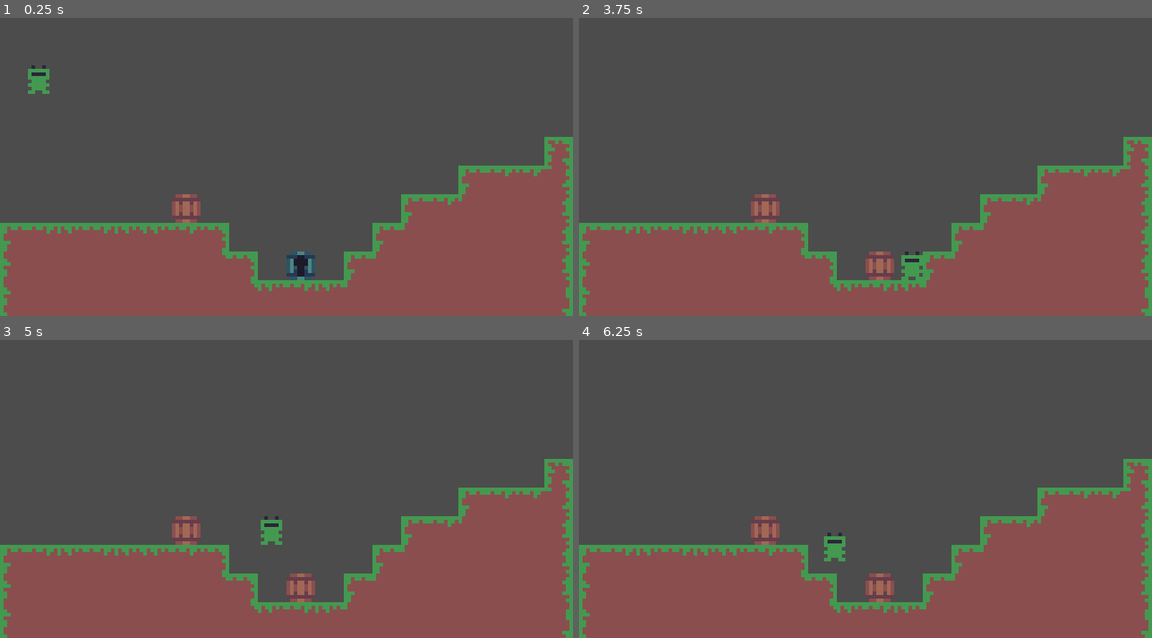
Above: before the commit, frames 1-4 (two rows, left to right).
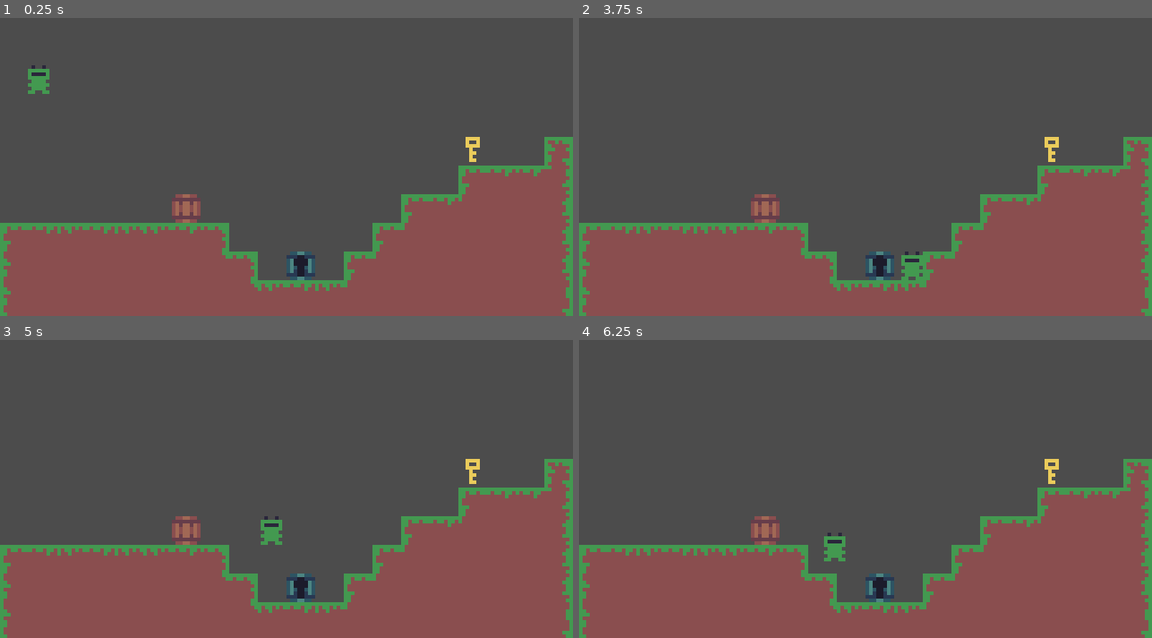
Above: after the commit, the same moments.

Repository: 0megq/frog_game
Game: Godot game, scene res://Scenes/TestScene.tscn
The game is run twice, just before and just after one commit, with the same random seed, the same clock (stepped at 60 frames per second) and the same inputs.
Inputs:
- Up to frame 1 (0.25 s): no input
- Up to frame 2 (3.75 s): hold D (right) 0.53-2.03 s; tap Space (interact) every 0.75 s from 0.6 to 3.6 s; tap W (jump) at 0.77, 1.52, 3.02 s; hold A (left) 2.03-2.78 s; tap Enter at 2.75 s; hold D (right) from 2.78 s (still down)
- Up to frame 3 (5 s): tap W (jump) at 3.77, 4.52 s; release D (right) at 4.28 s; hold A (left) from 4.28 s (still down); tap Space (interact) at 4.35 s
- Up to frame 4 (6.25 s): release A (left) at 5.03 s; hold D (right) 5.03-5.78 s; tap Space (interact) at 5.1, 5.75, 5.85 s; hold A (left) from 5.78 s (still down); tap W (jump) at 6.02 s

The runs differ from the first frame. In frame 1, 0.1% of the frame differs, in the area x 81-84%, y 39-49%; in frame 2, 0.6%, in the area x 50-84%, y 39-88%; in frame 3, 0.6%; in frame 4, 0.6%.

Commit message:
Added Key scene and modified interaction()
- Added Key scene
- Ability to pick up key
- Locked Crate now checks for key count
- Added player argument to interaction() function

Diff:
--- /dev/null
+++ b/Scenes/Key.gd
@@ -0,0 +1,7 @@
+extends Area2D
+
+
+func _on_Key_body_entered(body: Node) -> void:
+	if body is Player:
+		body.key_count += 1
+		self.queue_free()
--- /dev/null
+++ b/Scenes/Key.tscn
@@ -0,0 +1,21 @@
+[gd_scene load_steps=4 format=2]
+
+[ext_resource path="res://Art/Key.tres" type="Texture" id=1]
+[ext_resource path="res://Scenes/Key.gd" type="Script" id=2]
+
+[sub_resource type="CapsuleShape2D" id=1]
+radius = 11.0
+height = 18.0
+
+[node name="Key" type="Area2D"]
+script = ExtResource( 2 )
+
+[node name="Sprite" type="Sprite" parent="."]
+position = Vector2( 0, -2 )
+texture = ExtResource( 1 )
+
+[node name="CollisionShape2D" type="CollisionShape2D" parent="."]
+position = Vector2( 0, -2 )
+shape = SubResource( 1 )
+
+[connection signal="body_entered" from="." to="." method="_on_Key_body_entered"]
--- a/Scenes/TestScene.tscn
+++ b/Scenes/TestScene.tscn
@@ -1,9 +1,10 @@
-[gd_scene load_steps=5 format=2]
+[gd_scene load_steps=6 format=2]
 
 [ext_resource path="res://Scenes/Player.tscn" type="PackedScene" id=1]
 [ext_resource path="res://Art/TerrainTileSet.tres" type="TileSet" id=2]
 [ext_resource path="res://Scenes/LockedCrate.tscn" type="PackedScene" id=3]
 [ext_resource path="res://Scenes/Crate.tscn" type="PackedScene" id=4]
+[ext_resource path="res://Scenes/Key.tscn" type="PackedScene" id=5]
 
 [node name="test" type="Node2D"]
 
@@ -25,3 +26,6 @@
 
 [node name="Crate" parent="." instance=ExtResource( 4 )]
 position = Vector2( 208, 240 )
+
+[node name="Key" parent="." instance=ExtResource( 5 )]
+position = Vector2( 528, 176 )
--- a/Scripts/Crate.gd
+++ b/Scripts/Crate.gd
@@ -1,4 +1,5 @@
 extends StaticBody2D
 
-func interaction() -> void:
+
+func interaction(player: Player) -> void:
 	print("crate interaction")
--- a/Scripts/LockedCrate.gd
+++ b/Scripts/LockedCrate.gd
@@ -3,9 +3,14 @@
 var holding_key: bool = true
 const crate_scene = preload("res://Scenes/Crate.tscn")
 
-func interaction() -> void:
-	if holding_key: #Checks if player is holding key
+
+func interaction(player: Player) -> void:
+	if player.key_count > 0: #Checks if player is holding key
 		unlock()
+		player.key_count -= 1
+	else:
+		print("no keys :(")
+
 
 
 func unlock() -> void:
--- a/Scripts/Player.gd
+++ b/Scripts/Player.gd
@@ -9,6 +9,7 @@
 #Interact
 export var interact_zone_path: NodePath
 onready var interact_zone: Area2D = get_node(interact_zone_path)
+var key_count: int = 0
 
 #General
 var velocity: Vector2 = Vector2.ZERO
@@ -45,7 +46,7 @@
 	if interact_input:
 		var interactables = interact_zone.get_overlapping_bodies()
 		if interactables.size() == 1:
-			interactables[0].interaction()
+			interactables[0].interaction(self)
 		elif interactables.size() > 1:
 			print("2 interactables")
 
